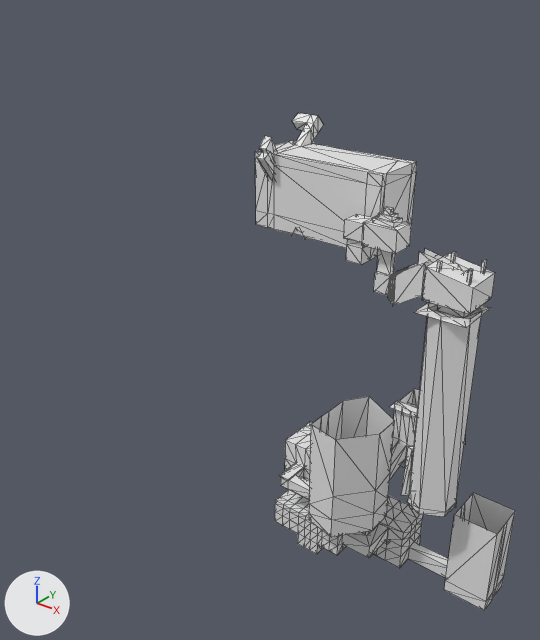
The OBJ model src/assets/level_chapter04/level02.obj: old version first, new version second.
Before and after are seen from a 50 mm camera at (766.0, -2255.0, 2224.0) aimed at (-933.0, -131.0, 908.0). Every picture has the same lights, and +X, +Y and +Z are marked at lower left. Mesh edges are drawn as thin lines. Where no turn or scale is listed for an object, it has been applied to the vertices. Vertices at the same position are counted once.

Objects in the first picture: 'level02'.
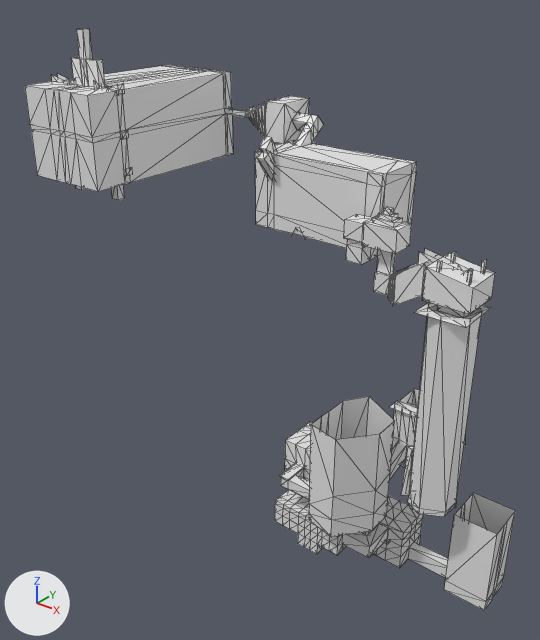
Changed parts and their boxes [x1, y1, x2, y2] in the pictures (540 x 640 px):
'level02', reshaped (88% wider, 17% taller)
    before: [255, 113, 515, 611]
    after: [25, 29, 515, 611]
part 1 of me_level02, added
    after: [25, 57, 309, 192]
part 2 of me_level02, added
    after: [94, 81, 133, 200]
part 3 of me_level02, added
    after: [51, 74, 86, 190]
part 4 of me_level02, added
    after: [76, 29, 92, 87]
part 5 of me_level02, built on
    before: [292, 113, 311, 131]
    after: [292, 111, 311, 131]

The change in detail:
me_level02 is used by ob_level02; location (0.0, 0.0, 0.0).
me_level02 had 954 vertices, 1539 faces and spanned x -1085.0..86.0, y -359.0..349.0, z -99.0..1656.0.
me_level02 now has 1311 vertices, 2219 faces and spans x -1868.0..86.0, y -504.0..349.0, z -99.0..1981.0.
me_level02 part 1: a new loose piece of 208 vertices spanning x -1848.0..-1083.0, y -504.0..312.0, z 1425.0..1876.0.
me_level02 part 2: a new loose piece of 52 vertices spanning x -1595.0..-1452.0, y -370.0..-341.0, z 1353.0..1804.0.
me_level02 part 3: a new loose piece of 52 vertices spanning x -1868.0..-1700.0, y -370.0..-341.0, z 1353.0..1804.0.
me_level02 part 4: a new loose piece of 40 vertices spanning x -1714.0..-1588.0, y -370.0..-341.0, z 1416.0..1981.0.
Part 5, on me_level02:
4 vertices are removed from x -1077.0..-1012.0, y 231.0..270.0, z 1586.0..1656.0.
7 faces are deleted.
3 vertices move from x -1085.0..-1077.0, y 201.0..235.0, z 1589.0..1656.0 to x -1083.0, y 196.0..235.0, z 1586.0..1656.0.
9 vertices are added at x -1099.0..-1078.0, y 232.0..276.0, z 1615.0..1662.0.
17 new faces join them.
